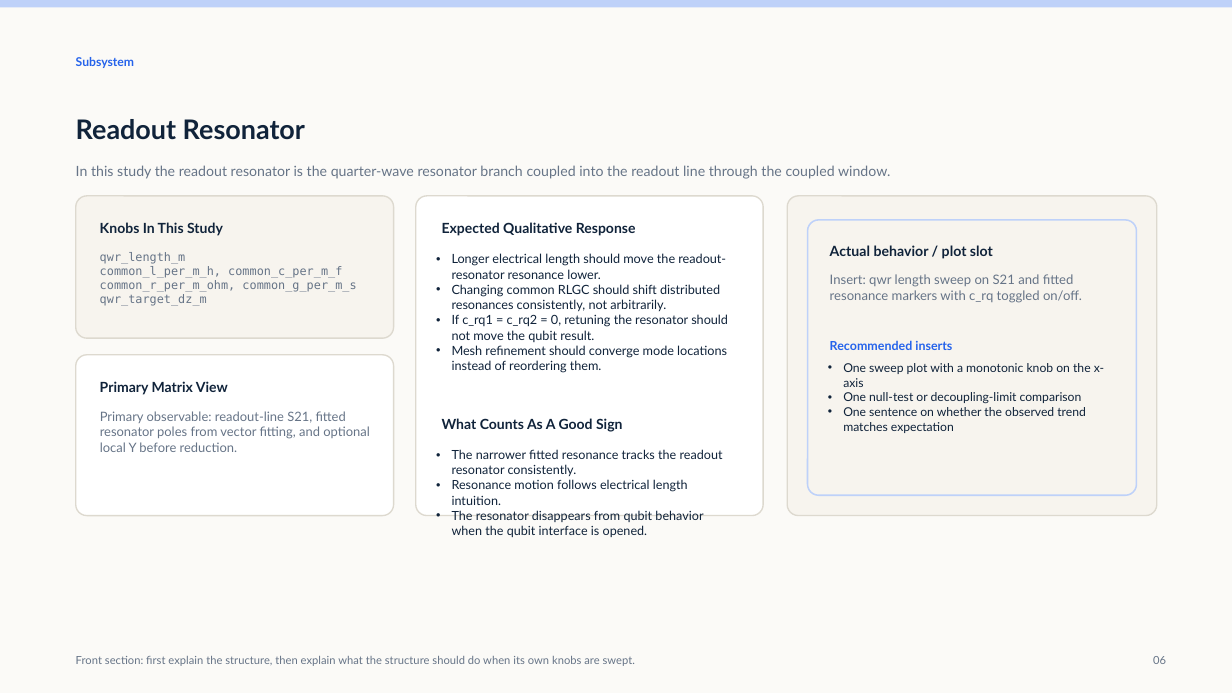
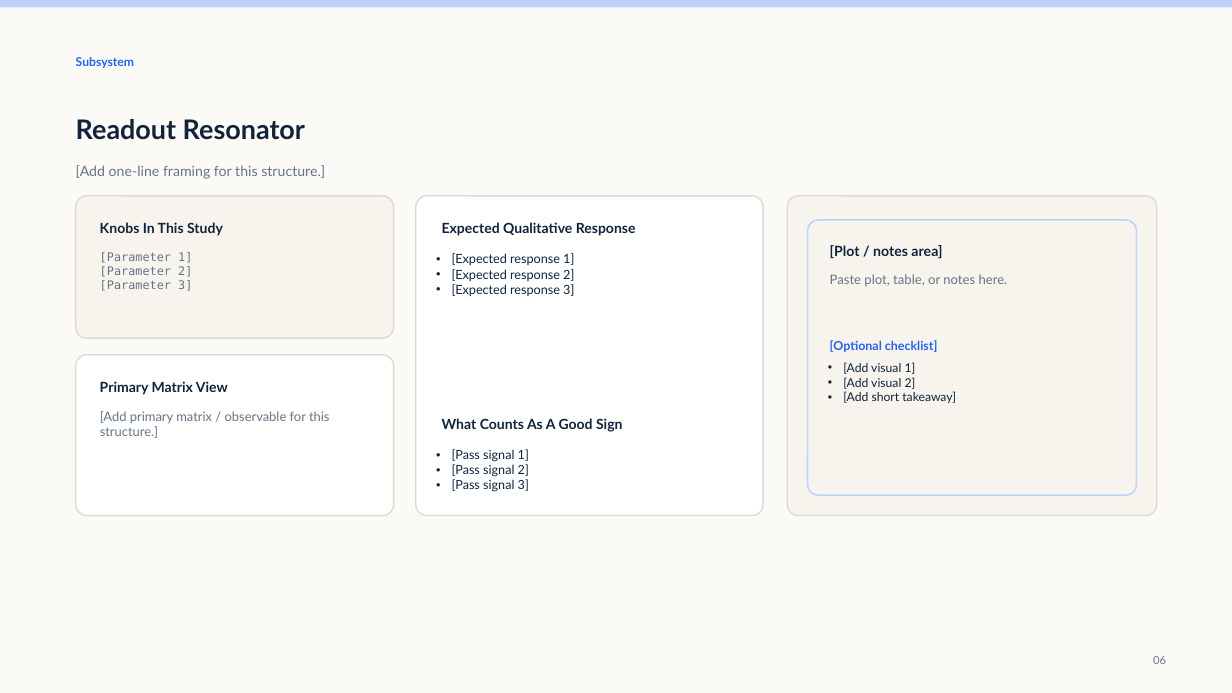
Before and after one commit to arfiligol/superconducting-circuits-research-workbench, a slide deck: slide 6 of sandbox/qubit_external_coupling_analysis/outputs/slides/parameter_response_vv/output/qeca_parameter_response_vv_report.pptx. Drawn at 1232x693 pixels with LibreOffice and Linux fonts; fonts in the diff are those of the drawing. Boxes give left, top, right and bottom in pixels: in the first picture for what was removed or moved away, otherwise in the second. Text is boxed around its words. In the diff, an @@ line names an element or a change of style, - is before the commit and + after.

Commit message:
sandbox: convert QECA deck into blank template

```diff
--- a/sandbox/qubit_external_coupling_analysis/outputs/slides/parameter_response_vv/output/qeca_parameter_response_vv_report.pptx
+++ b/sandbox/qubit_external_coupling_analysis/outputs/slides/parameter_response_vv/output/qeca_parameter_response_vv_report.pptx
@@ text at (76,165,325,179): text changed @@
-In this study the readout resonator is the quarter-wave resonator branch coupled into the readout line through the coupled window.
+[Add one-line framing for this structure.]
@@ text at (100,252,192,291): text changed @@
-qwr_length_m
-common_l_per_m_h, common_c_per_m_f
-common_r_per_m_ohm, common_g_per_m_s
-qwr_target_dz_m
+[Parameter 1]
+[Parameter 2]
+[Parameter 3]
@@ text at (452,253,574,296): text changed @@
-• Longer electrical length should move the readout-resonator resonance lower.
-• Changing common RLGC should shift distributed resonances consistently, not arbitrarily.
-• If c_rq1 = c_rq2 = 0, retuning the resonator should not move the qubit result.
-• Mesh refinement should converge mode locations instead of reordering them.
+• [Expected response 1]
+• [Expected response 2]
+• [Expected response 3]
@@ text at (830,245,942,258): text changed @@
-Actual behavior / plot slot
+[Plot / notes area]
@@ text at (830,274,1008,286): text changed @@
-Insert: qwr length sweep on S21 and fitted resonance markers with c_rq toggled on/off.
+Paste plot, table, or notes here.
@@ text at (830,340,938,352): text changed @@
-Recommended inserts
+[Optional checklist]
@@ text at (843,362,956,403): text changed @@
-• One sweep plot with a monotonic knob on the x-axis
-• One null-test or decoupling-limit comparison
-• One sentence on whether the observed trend matches expectation
+• [Add visual 1]
+• [Add visual 2]
+• [Add short takeaway]
@@ text at (100,411,330,438): text changed @@
-Primary observable: readout-line S21, fitted resonator poles from vector fitting, and optional local Y before reduction.
+[Add primary matrix / observable for this structure.]
@@ text at (452,449,529,492): text changed @@
-• The narrower fitted resonance tracks the readout resonator consistently.
-• Resonance motion follows electrical length intuition.
-• The resonator disappears from qubit behavior when the qubit interface is opened.
+• [Pass signal 1]
+• [Pass signal 2]
+• [Pass signal 3]
@@ text removed at (76,656,635,666) @@
-Front section: first explain the structure, then explain what the structure should do when its own knobs are swept.
```
Also in this commit, not shown: 10 other slides changed, 4 slides added, 4 slides removed, 2 other files.
